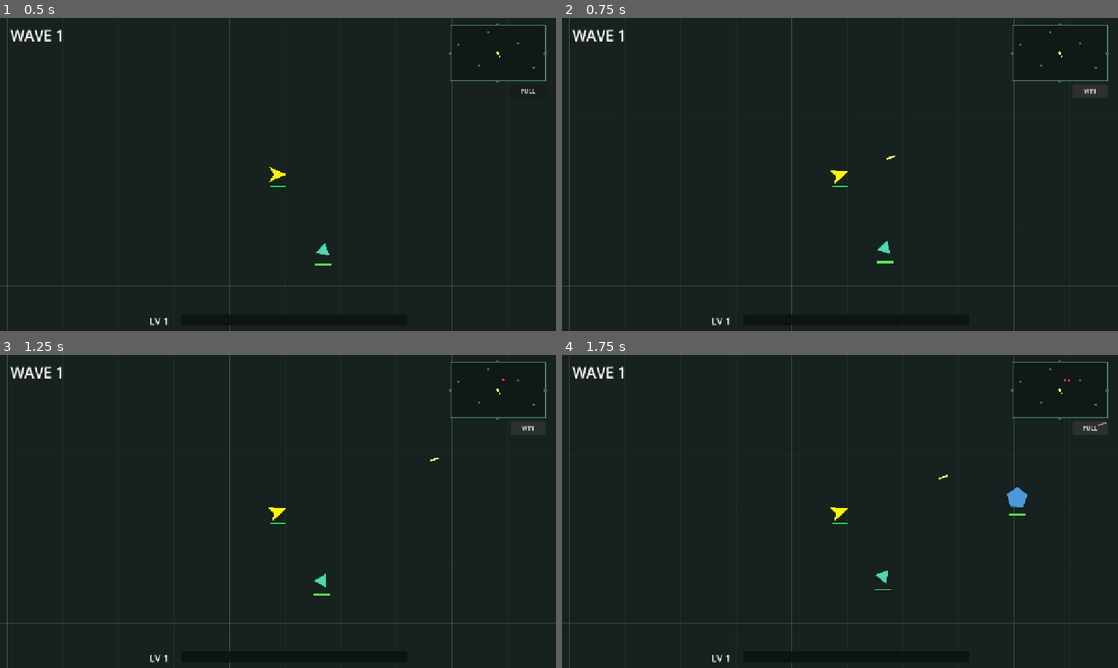
Above: before the commit, frames 1-4 (two rows, left to right).
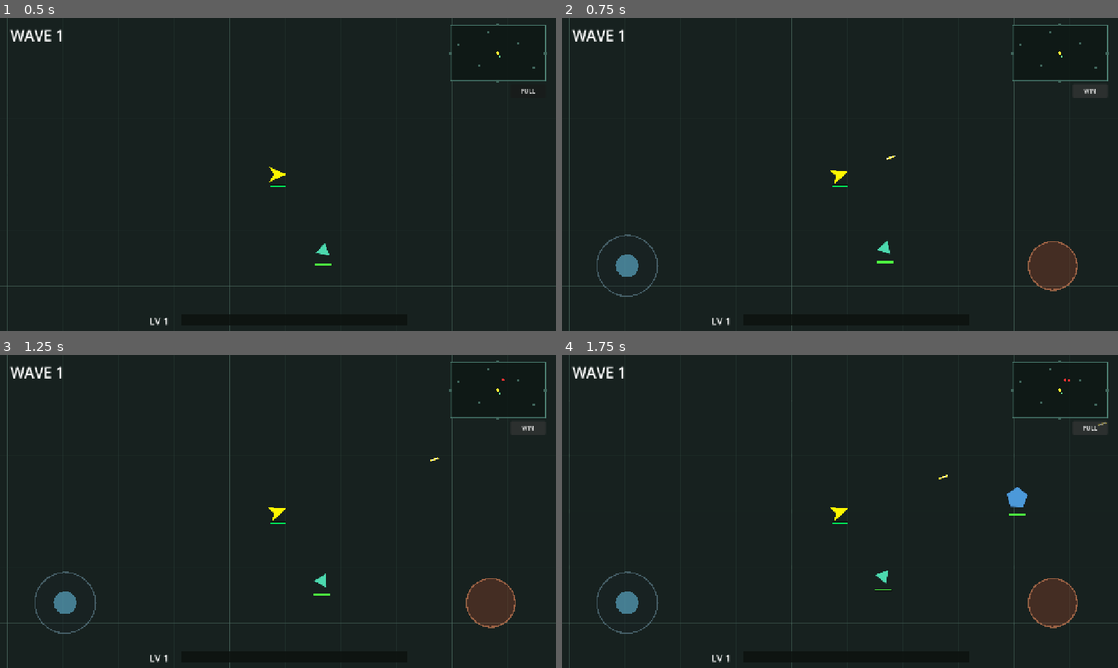
Above: after the commit, the same moments.

Repository: lmt1102011/MT-Space
Game: Godot game, scene res://scenes/main.tscn
Two runs of this game, one before a commit and one after it. Both use one fixed random seed, a clock stepped at 60 frames per second and the inputs below. This scene is started directly instead of the project's main scene.
Inputs:
- Up to frame 1 (0.5 s): no input
- Up to frame 2 (0.75 s): click "FULL" at 0.5 s
- Up to frame 3 (1.25 s): no input
- Up to frame 4 (1.75 s): click "WIN" at 1.25 s

Frame 1 is identical in both runs. In frame 2, 1.5% of the frame differs, in the area x 6-93%, y 48-90%; in frame 3, 1.5%; in frame 4, 1.5%.

Commit message:
web: touch controls for phones and tablets
A small stick on the left moves the ship and a button on the right
shoots, both only show up when a finger touches the screen.

Diff:
--- a/scenes/main.tscn
+++ b/scenes/main.tscn
@@ -7,6 +7,7 @@
 [ext_resource type="Script" path="res://scripts/minimap.gd" id="5_minimap"]
 [ext_resource type="Script" path="res://scripts/upgrade_cards.gd" id="6_upgrade"]
 [ext_resource type="Script" path="res://scripts/net_world.gd" id="7_networld"]
+[ext_resource type="Script" path="res://scripts/touch_controls.gd" id="8_touch"]
 
 [sub_resource type="RectangleShape2D" id="Wall_h"]
 size = Vector2(5400, 60)
@@ -190,6 +191,18 @@
 
 [node name="UpgradeCards" type="CanvasLayer" parent="."]
 script = ExtResource("6_upgrade")
+
+[node name="TouchControls" type="CanvasLayer" parent="."]
+layer = 5
+
+[node name="TouchPad" type="Control" parent="TouchControls" groups=["touch_controls"]]
+anchors_preset = 15
+anchor_right = 1.0
+anchor_bottom = 1.0
+grow_horizontal = 2
+grow_vertical = 2
+mouse_filter = 2
+script = ExtResource("8_touch")
 
 [node name="WaveLabel" type="Label" parent="HUD"]
 offset_left = 24.0
--- a/scripts/player.gd
+++ b/scripts/player.gd
@@ -39,6 +39,8 @@
 var _thrust: float = 0.0
 var _flame_time: float = 0.0
 var _regen_acc: float = 0.0
+# the touch controls, they are only there when a finger is on the screen
+var _touch: Control = null
 
 @onready var _sprite: Sprite2D = $Sprite2D
 
@@ -53,6 +55,22 @@
 	_make_name_label()
 	# the name can still arrive after the ship was made
 	Net.players_changed.connect(_on_players_changed)
+	# the on screen stick and fire button live in the game scene, the player
+	# only asks for them
+	_setup_touch.call_deferred()
+
+
+# The on screen stick and fire button live in the game scene, the player
+# only asks for them.
+func _setup_touch() -> void:
+	_touch = get_tree().get_first_node_in_group("touch_controls") as Control
+
+
+# True while the player wants to shoot, either with the key or with the finger.
+func _shoot_held() -> bool:
+	if _touch != null and _touch.is_shooting():
+		return true
+	return Input.is_action_pressed("shoot")
 
 
 func _on_players_changed() -> void:
@@ -147,6 +165,11 @@
 	var slow_factor := 0.55 if _slow > 0.0 else 1.0
 	var eff_max_speed := _base_max_speed * Game.upg_move_speed * slow_factor
 	var input_dir := Input.get_vector("move_left", "move_right", "move_up", "move_down")
+	# the touch stick takes over when a finger is on the screen
+	if _touch != null:
+		var touch_dir: Vector2 = _touch.move_direction()
+		if touch_dir != Vector2.ZERO:
+			input_dir = touch_dir.limit_length(1.0)
 
 	if input_dir.length() > 0.01:
 		velocity += input_dir * acceleration * delta
@@ -161,6 +184,8 @@
 
 	# aim toward mouse
 	var mouse := get_global_mouse_position()
+	if _touch != null and _touch.is_shooting():
+		mouse = _touch.aim_position()
 	var aim := (mouse - global_position).angle()
 	_sprite.rotation = lerp_angle(_sprite.rotation, aim, turn_speed * delta)
 
@@ -209,7 +234,7 @@
 		velocity -= dir * 30.0
 		return
 
-	if not Input.is_action_pressed("shoot") or _cooldown > 0.0:
+	if not _shoot_held() or _cooldown > 0.0:
 		return
 
 	var base_speed := _base_bullet_speed * Game.upg_bullet_speed * (1.0 - 0.12 * float(Game.upg_rushed))
--- /dev/null
+++ b/scripts/touch_controls.gd
@@ -0,0 +1,127 @@
+extends Control
+
+# The touch controls, they only show up when the screen is touched.
+#
+# On the left a small stick moves the ship, on the right a button shoots. The
+# stick is drawn where the finger went down, so the player does not have to
+# look at it.
+
+# how far the finger may go from the middle of the stick
+const STICK_RADIUS := 70.0
+# the shoot button is this big
+const FIRE_RADIUS := 56.0
+# how far from the edge of the screen the controls sit
+const EDGE := 150.0
+
+var _stick_touch: int = -1
+var _fire_touch: int = -1
+var _stick_center: Vector2 = Vector2.ZERO
+var _stick_pos: Vector2 = Vector2.ZERO
+var _fire_pos: Vector2 = Vector2.ZERO
+var _visible: bool = false
+
+
+func _ready() -> void:
+	process_mode = Node.PROCESS_MODE_ALWAYS
+	mouse_filter = Control.MOUSE_FILTER_IGNORE
+	_resize_home()
+	get_viewport().size_changed.connect(_resize_home)
+	visible = false
+
+
+# The controls sit in the bottom corners, they follow the size of the window.
+func _resize_home() -> void:
+	var size := get_viewport_rect().size
+	if _stick_touch == -1:
+		_stick_center = Vector2(EDGE, size.y - EDGE)
+		_stick_pos = _stick_center
+	if _fire_touch == -1:
+		_fire_pos = Vector2(size.x - EDGE, size.y - EDGE)
+	queue_redraw()
+
+
+func _input(event: InputEvent) -> void:
+	if event is InputEventScreenTouch:
+		_on_touch(event as InputEventScreenTouch)
+	elif event is InputEventScreenDrag:
+		_on_drag(event as InputEventScreenDrag)
+	elif event is InputEventMouseButton:
+		# a mouse works as a finger too, that is handy on a desktop browser
+		var mb := event as InputEventMouseButton
+		if mb.button_index == MOUSE_BUTTON_LEFT:
+			_on_touch(_touch_from_mouse(mb.pressed, mb.position, 0))
+
+
+func _touch_from_mouse(pressed: bool, pos: Vector2, index: int) -> InputEventScreenTouch:
+	var t := InputEventScreenTouch.new()
+	t.pressed = pressed
+	t.position = pos
+	t.index = index
+	return t
+
+
+func _on_touch(t: InputEventScreenTouch) -> void:
+	if t.pressed:
+		_visible = true
+		visible = true
+		if t.position.x < get_viewport_rect().size.x * 0.5:
+			if _stick_touch == -1:
+				_stick_touch = t.index
+				_stick_center = t.position
+				_stick_pos = t.position
+		else:
+			if _fire_touch == -1:
+				_fire_touch = t.index
+				_fire_pos = t.position
+	else:
+		if t.index == _stick_touch:
+			_stick_touch = -1
+			_resize_home()
+		elif t.index == _fire_touch:
+			_fire_touch = -1
+			_resize_home()
+	queue_redraw()
+
+
+func _on_drag(d: InputEventScreenDrag) -> void:
+	if d.index == _stick_touch:
+		_stick_pos = d.position
+		queue_redraw()
+
+
+# The direction the stick points in, for the ship.
+func move_direction() -> Vector2:
+	if _stick_touch == -1:
+		return Vector2.ZERO
+	var delta := _stick_pos - _stick_center
+	if delta.length() < 8.0:
+		return Vector2.ZERO
+	return delta / STICK_RADIUS
+
+
+# True while the shoot button is held down.
+func is_shooting() -> bool:
+	return _fire_touch != -1
+
+
+# Where the player is aiming, the finger on the fire button.
+func aim_position() -> Vector2:
+	return _fire_pos
+
+
+func _draw() -> void:
+	if not _visible:
+		return
+	# the stick
+	var base := _stick_center
+	var knob := _stick_pos
+	draw_circle(base, STICK_RADIUS, Color(0.1, 0.14, 0.16, 0.35))
+	draw_arc(base, STICK_RADIUS, 0.0, TAU, 32, Color(0.6, 0.8, 0.9, 0.35), 3.0)
+	var off := knob - base
+	if off.length() > STICK_RADIUS:
+		off = off.normalized() * STICK_RADIUS
+	draw_circle(base + off, 26.0, Color(0.45, 0.85, 1.0, 0.5))
+	# the shoot button
+	var fire := _fire_pos
+	draw_circle(fire, FIRE_RADIUS, Color(0.9, 0.35, 0.2, 0.4 if _fire_touch != -1 else 0.22))
+	draw_arc(fire, FIRE_RADIUS, 0.0, TAU, 32, Color(1.0, 0.6, 0.4, 0.5), 3.0)
--- /dev/null
+++ b/tools/touchcheck.gd
@@ -0,0 +1,87 @@
+extends Node
+
+# Checks the touch controls: the stick moves the ship, the fire button
+# shoots and both hide themselves until a finger shows up.
+
+var _failed: int = 0
+var _scene: Node = null
+
+
+func _check(cond: bool, what: String) -> void:
+	if cond:
+		print("  ok   ", what)
+	else:
+		_failed += 1
+		print("  FAIL ", what)
+
+
+func _ready() -> void:
+	_scene = load("res://scenes/main.tscn").instantiate() as Node
+	add_child(_scene)
+	await get_tree().process_frame
+	await get_tree().process_frame
+	_run()
+
+
+func _run() -> void:
+	print("=== touch controls check ===")
+	var found := get_tree().get_first_node_in_group("touch_controls") as Control
+	_check(found != null, "the touch pad is in the game scene")
+	if found == null:
+		print("--- children: ", _scene.get_children())
+		print("=== done: %d failure(s) ===" % _failed)
+		get_tree().quit(1)
+		return
+
+	_check(found.visible == false, "the controls are hidden to begin with")
+	_check(found.move_direction() == Vector2.ZERO, "the stick is at rest")
+	_check(not found.is_shooting(), "the fire button is not pressed")
+
+	# a finger on the left half starts the stick
+	var touch := InputEventScreenTouch.new()
+	touch.pressed = true
+	touch.position = Vector2(200, 400)
+	touch.index = 0
+	found._input(touch)
+	await get_tree().process_frame
+	_check(found.visible, "the controls show up when a finger touches the screen")
+
+	# the finger moves to the right, the stick points that way
+	var drag := InputEventScreenDrag.new()
+	drag.index = 0
+	drag.position = Vector2(280, 400)
+	found._input(drag)
+	await get_tree().process_frame
+	var dir: Vector2 = found.move_direction()
+	_check(dir.x > 0.1, "the stick points to the right: %s" % str(dir))
+	_check(absf(dir.y) < 0.01, "the stick does not point up or down")
+
+	# a finger on the right half is the fire button
+	var fire := InputEventScreenTouch.new()
+	fire.pressed = true
+	fire.position = Vector2(900, 400)
+	fire.index = 1
+	found._input(fire)
+	await get_tree().process_frame
+	_check(found.is_shooting(), "the fire button is pressed")
+	_check(found.aim_position() == Vector2(900, 400), "the aim follows the finger")
+
+	# letting go of both
+	var up := InputEventScreenTouch.new()
+	up.pressed = false
+	up.position = Vector2(200, 400)
+	up.index = 0
+	found._input(up)
+	up.index = 1
+	up.position = Vector2(900, 400)
+	found._input(up)
+	await get_tree().process_frame
+	_check(found.move_direction() == Vector2.ZERO, "the stick is at rest again")
+	_check(not found.is_shooting(), "the fire button is free again")
+
+	# the player knows the stick
+	var player := get_tree().get_first_node_in_group("player")
+	_check(player != null, "the player is in the scene")
+
+	print("=== done: %d failure(s) ===" % _failed)
+	get_tree().quit(0 if _failed == 0 else 1)
--- /dev/null
+++ b/tools/touchcheck.tscn
@@ -0,0 +1,6 @@
+[gd_scene load_steps=2 format=3 uid="uid://ctouchcheck01"]
+
+[ext_resource type="Script" path="res://tools/touchcheck.gd" id="1_touch"]
+
+[node name="TouchCheck" type="Node"]
+script = ExtResource("1_touch")
Not shown: 1 places in scenes/main.tscn that only renumber resources
Not shown, added: scripts/touch_controls.gd.uid
Not shown, added: tools/touchcheck.gd.uid
